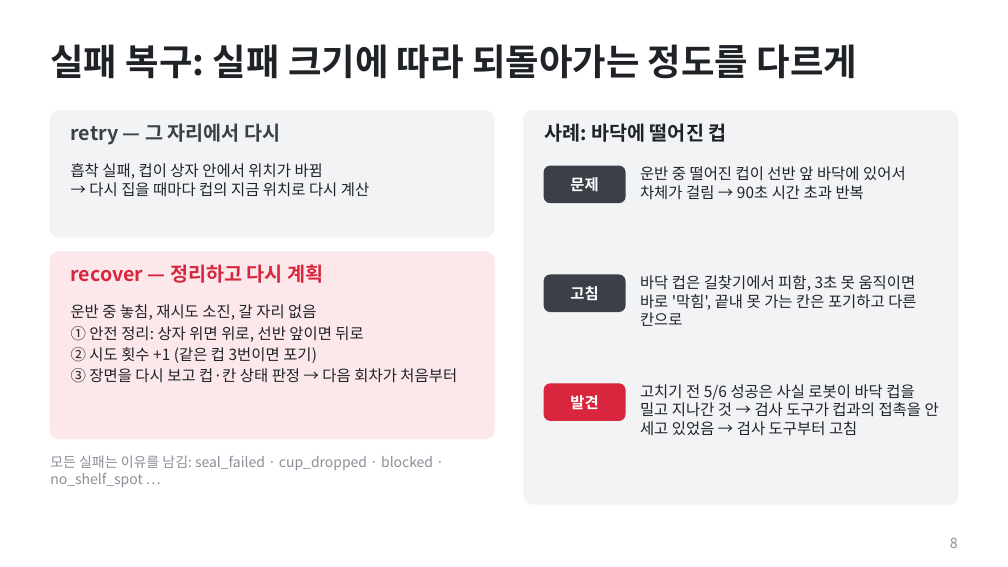
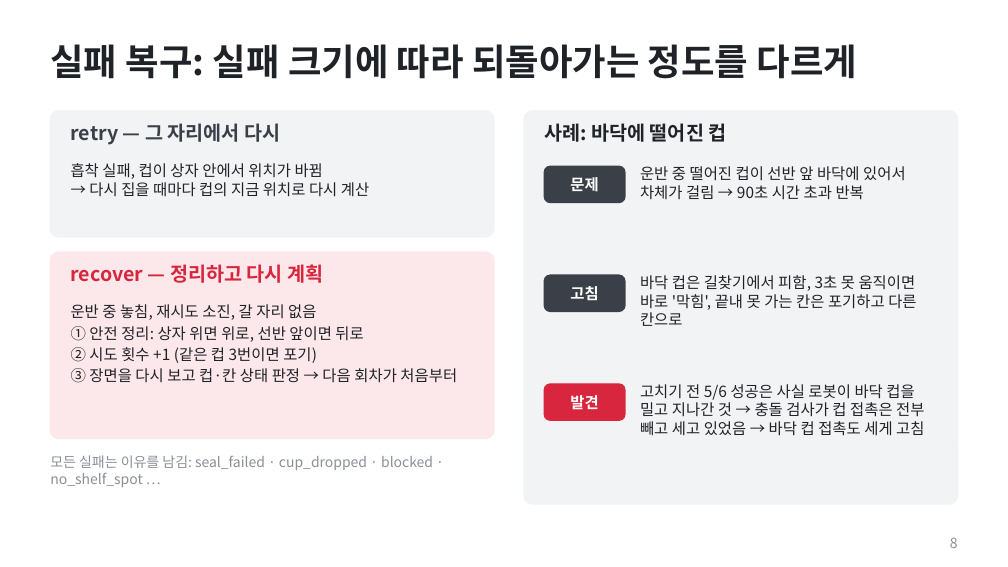
Before and after one commit to hayoung0Lee/cupramen, a slide deck: slide 8 of presentation/cupramen_deck.pptx. Drawn at 1008x567 pixels with LibreOffice and Linux fonts; fonts in the diff are those of the drawing. Boxes give left, top, right and bottom in pixels: in the first picture for what was removed or moved away, otherwise in the second. Text is boxed around its words. In the diff, an @@ line names an element or a change of style, - is before the commit and + after.

```diff
--- a/presentation/cupramen_deck.pptx
+++ b/presentation/cupramen_deck.pptx
@@ text at [640, 384, 924, 436]: text changed @@
-고치기 전 5/6 성공은 사실 로봇이 바닥 컵을 밀고 지나간 것 → 검사 도구가 컵과의 접촉을 안 세고 있었음 → 검사 도구부터 고침
+고치기 전 5/6 성공은 사실 로봇이 바닥 컵을 밀고 지나간 것 → 충돌 검사가 컵 접촉은 전부 빼고 세고 있었음 → 바닥 컵 접촉도 세게 고침
```
Also in this commit, not shown: 2 other slides changed, 1 other file.
